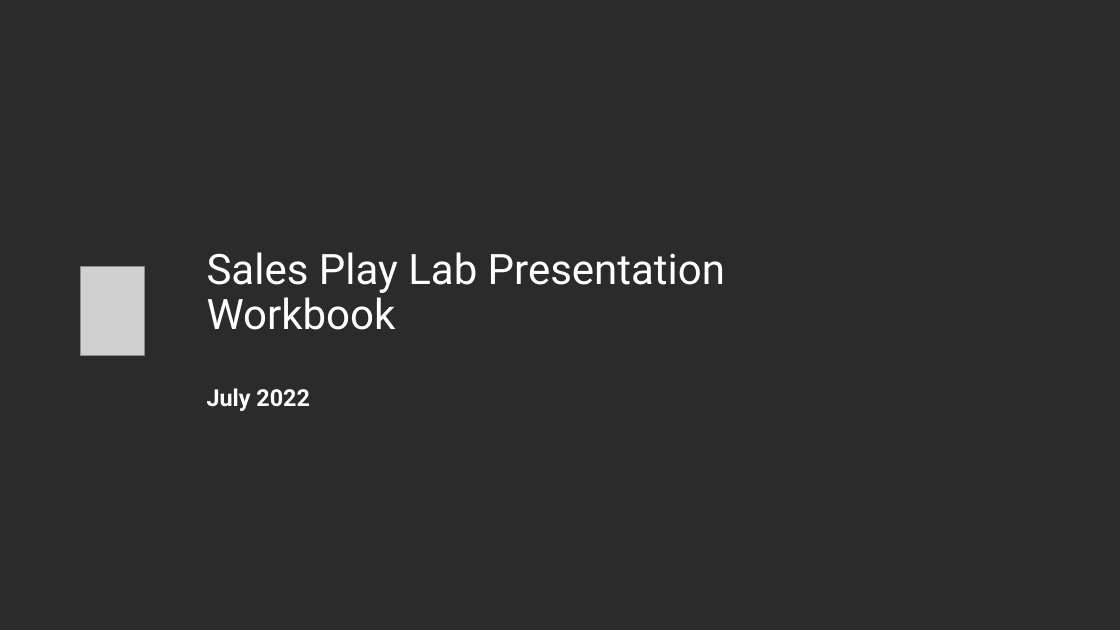
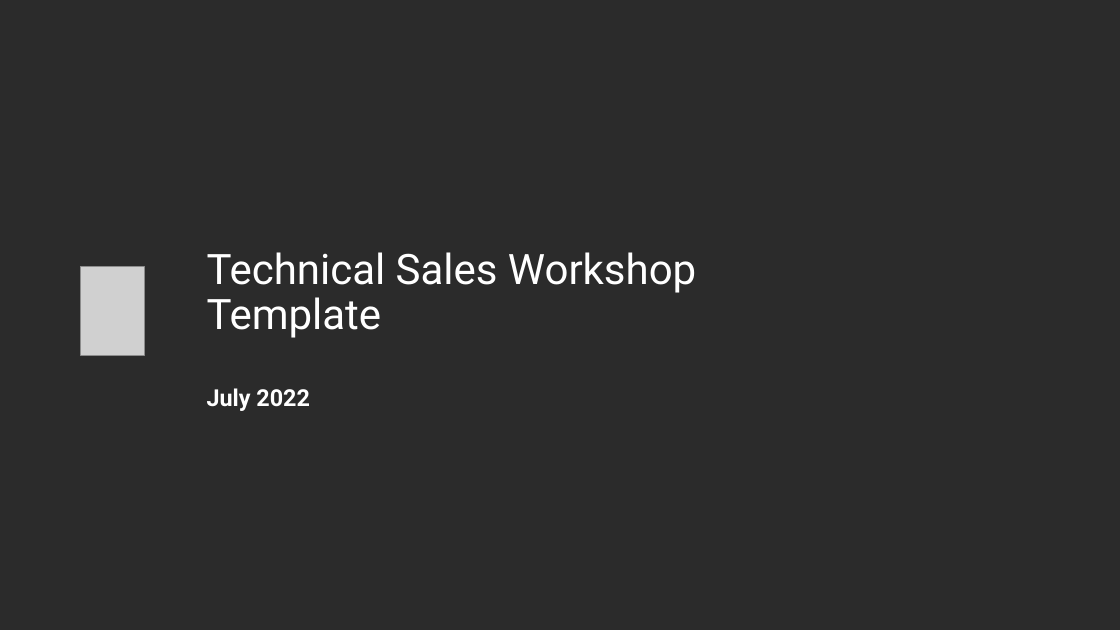
Before and after one commit to adobeemeapartners/pwc-ts-workshop, a slide deck: slide 1 of presentation-template.pptx. Drawn at 1120x630 pixels with LibreOffice and Linux fonts; fonts in the diff are those of the drawing; grey boxes stand for pictures; background and template pictures are left out; a plain dark background stands for a picture behind light text. Boxes give left, top, right and bottom in pixels: in the first picture for what was removed or moved away, otherwise in the second. Text is boxed around its words. In the diff, an @@ line names an element or a change of style, - is before the commit and + after.

```diff
--- a/presentation-template.pptx
+++ b/presentation-template.pptx
@@ title at <box>207,252,696,338</box>: text changed @@
-Sales Play Lab Presentation Workbook
+Technical Sales Workshop Template
```
Also in this commit, not shown: 3 other slides changed, 1 slide added, 1 slide removed.
